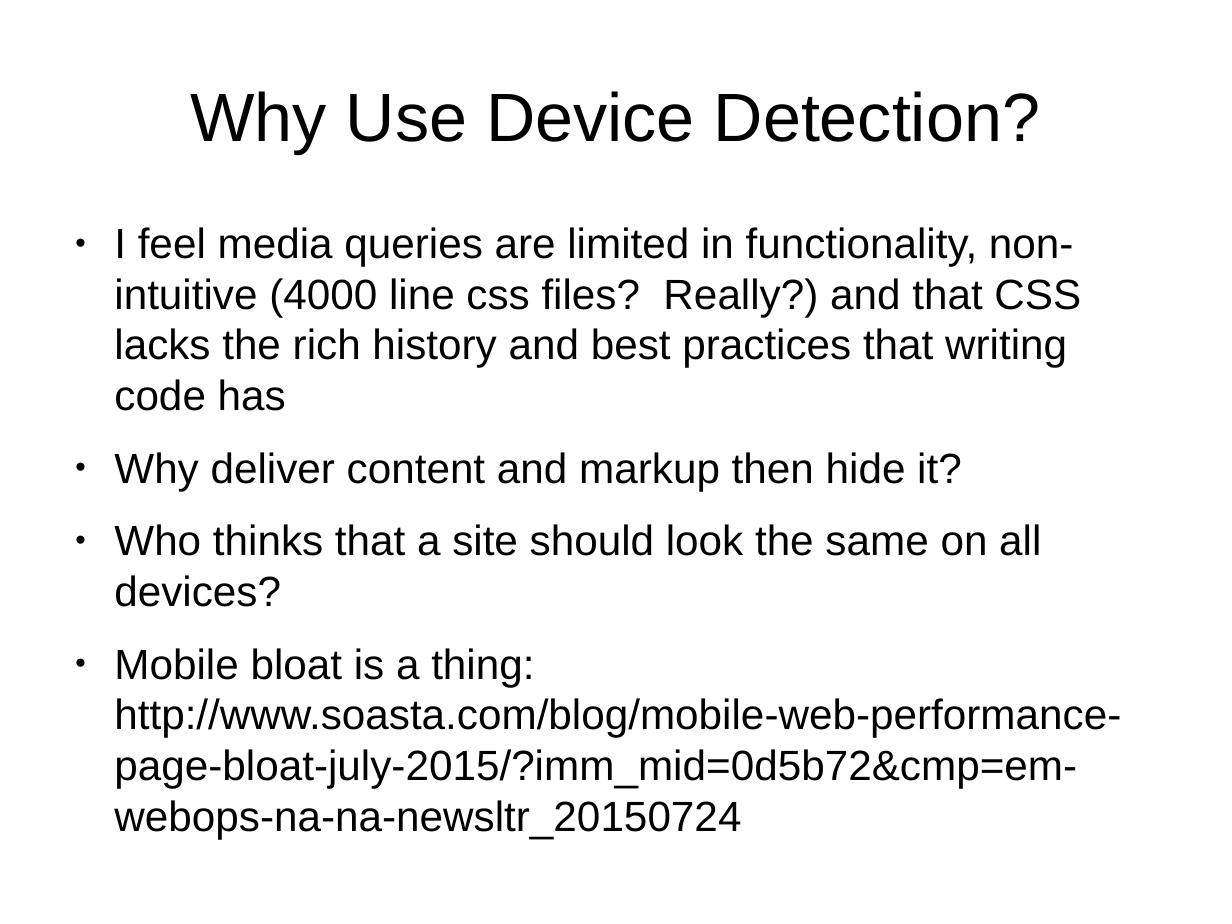
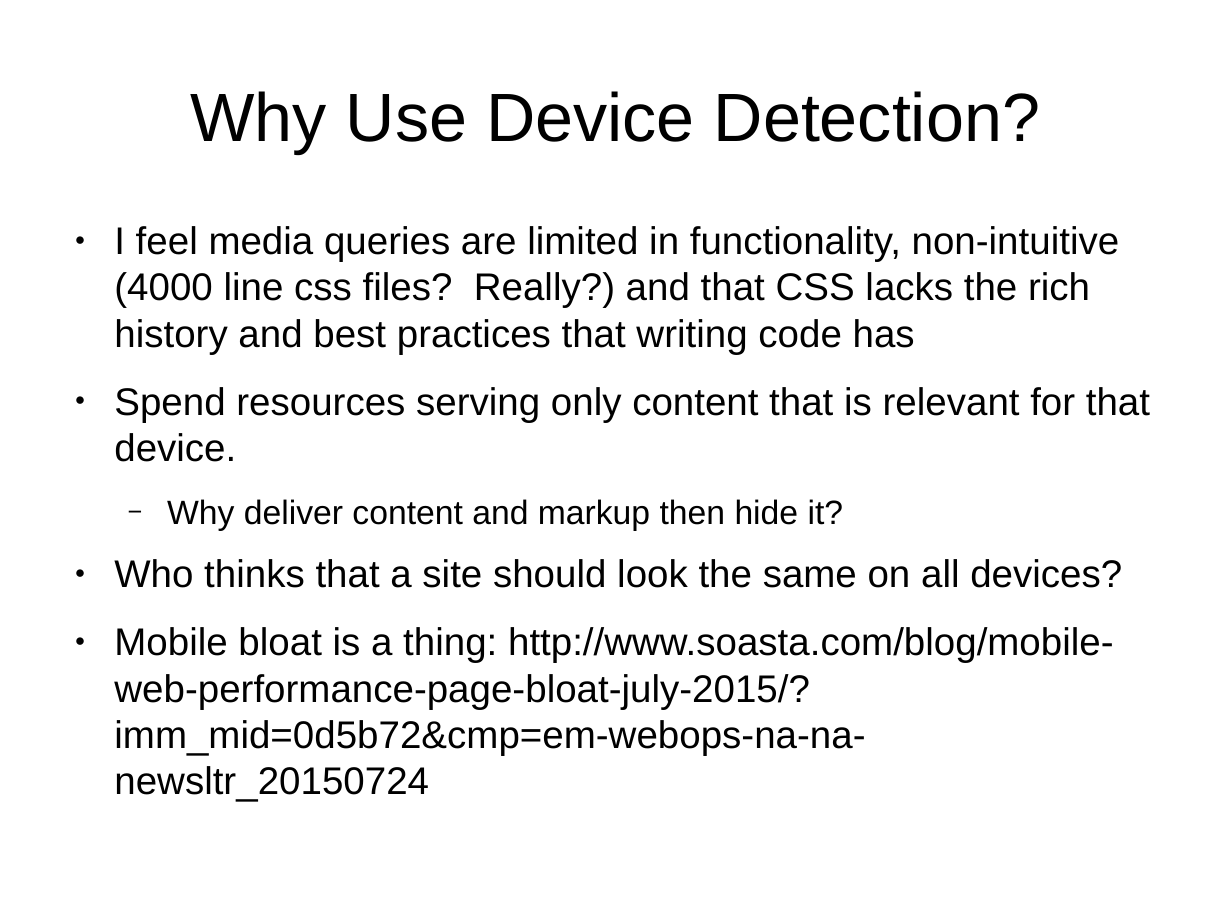
Before and after one commit to tomwhartung/jmws_accoutrements, a slide deck: slide 6 of presentations/2015_08-FRPUG/Device_Detection_PHP.odp. Drawn at 1232x924 pixels with LibreOffice and Linux fonts; fonts in the diff are those of the drawing. Boxes give left, top, right and bottom in pixels: in the first picture for what was removed or moved away, otherwise in the second. Text is boxed around its words. In the diff, an @@ line names an element or a change of style, - is before the commit and + after.

```diff
--- a/presentations/2015_08-FRPUG/Device_Detection_PHP.odp
+++ b/presentations/2015_08-FRPUG/Device_Detection_PHP.odp
@@ text at (114,226,1122,756): size 27.2 to 24.8 pt in "I feel media queries are limited in ...", "Who thinks that a site should look ...", "Mobile bloat is a thing: http://www.soasta.com/blog/mobile-w ..."; size 27.2 to 21.7 pt in "Why deliver content and markup then hide ..."; bullet ● to −; list level 1 to 2 in "Why deliver content and markup ..." @@
@@ text at (114,387,1150,462): paragraph added @@
+● Spend resources serving only content that is relevant for that device.
```
Also in this commit, not shown: 2 other slides changed, 2 slides added, 2 other files.
